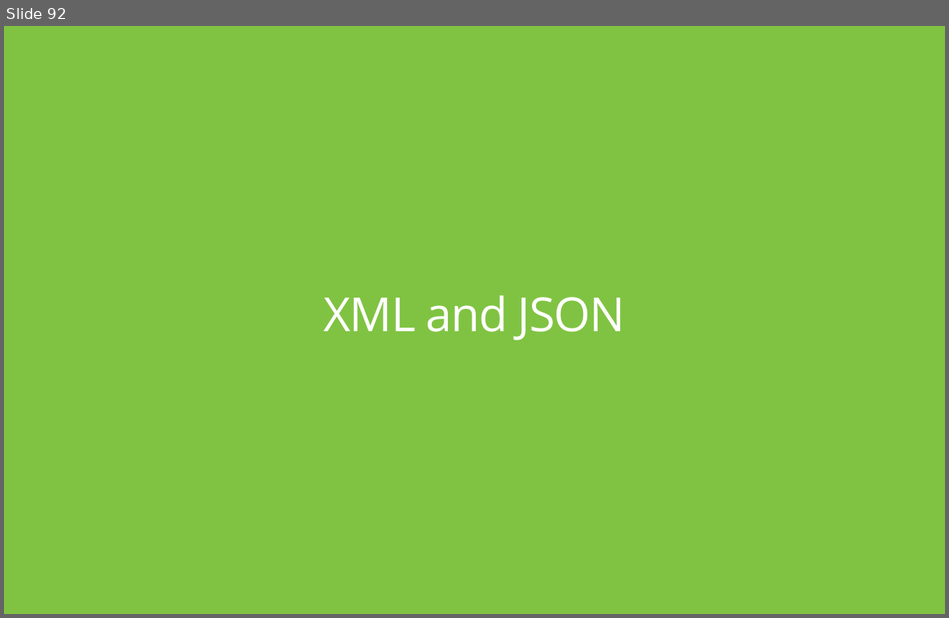
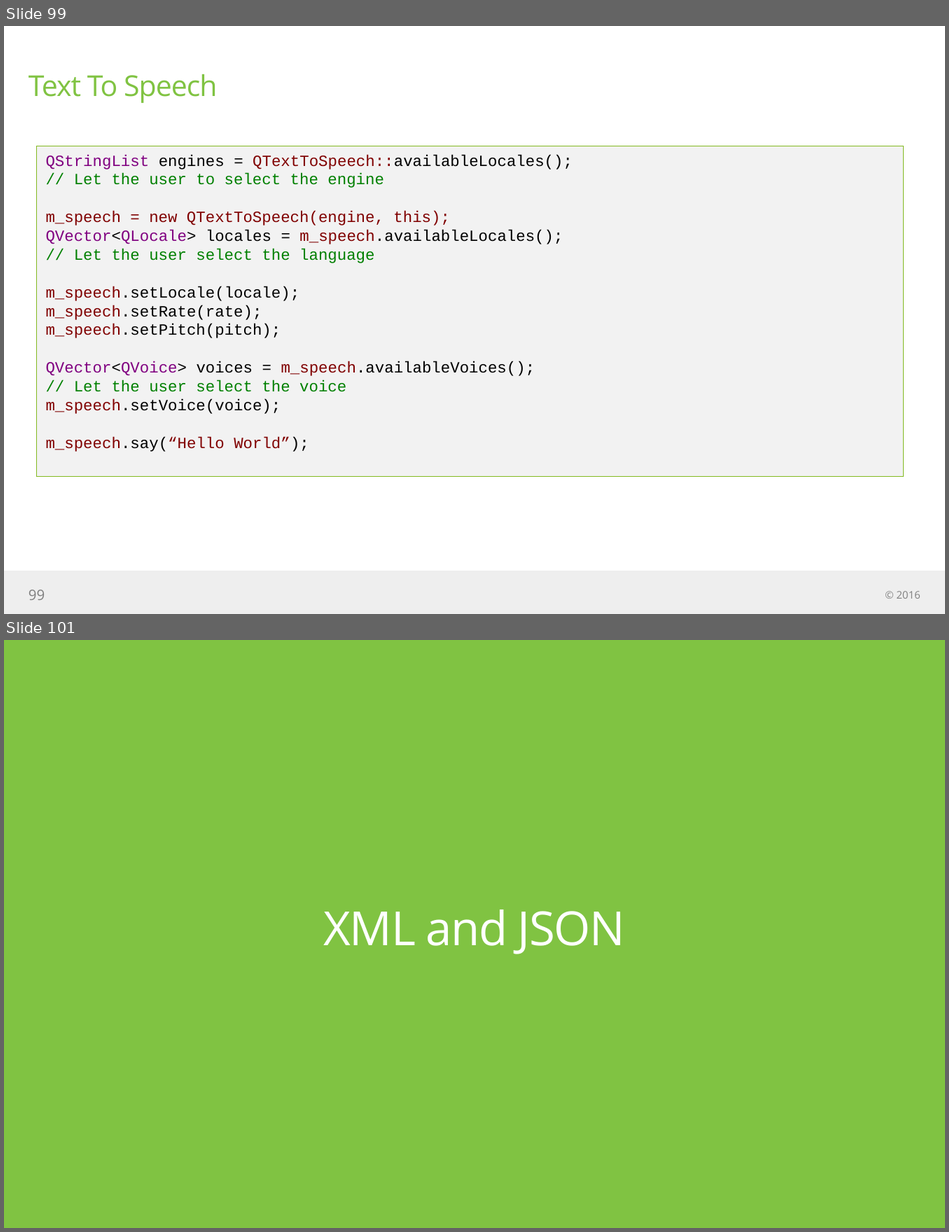
Before and after one commit to jigneshBadrakhiya/training-material, a slide deck: engine/docs/engine edition slideware.pptx. Shown one above the other, each under a label of ours: slide 92 before the commit, slides 99 and 101 after it; the slides between them are not shown. The pictures are 949x618 and 949x1232 pixels, drawn with LibreOffice and Linux fonts; fonts in the diff are those of the drawing. Boxes give left, top, right and bottom in pixels: in the first picture for what was removed or moved away, otherwise in the second. Text is boxed around its words. In the diff, an @@ line names an element or a change of style, - is before the commit and + after.

Commit message:
Qt Speech and SCXML added

```diff
--- a/engine/docs/engine edition slideware.pptx
+++ b/engine/docs/engine edition slideware.pptx
@@ slide 99 added at [4, 26, 945, 614], background #FFFFFF @@
@@ title added at [28, 74, 218, 103], 22 pt, text #80C342 @@
+Text To Speech
@@ rectangle added at [36, 146, 903, 475], fill #F2F2F2, outline #83B921 0.75 pt, 12 pt, text #000000 @@
+QStringList engines = QTextToSpeech::availableLocales();
+// Let the user to select the engine
+m_speech = new QTextToSpeech(engine, this);
+QVector<QLocale> locales = m_speech.availableLocales();
+// Let the user select the language
+m_speech.setLocale(locale);
+m_speech.setRate(rate);
+m_speech.setPitch(pitch);
+QVector<QVoice> voices = m_speech.availableVoices();
+// Let the user select the voice
+m_speech.setVoice(voice);
+m_speech.say(“Hello World”);
@@ rectangle added at [4, 571, 945, 614], fill #EEEEEE @@
@@ page number added at [28, 590, 45, 600], 11 pt, text #7F7F7F @@
+99
@@ text added at [896, 591, 920, 599], 8 pt, text #808080 @@
+© 2016
@@ what was slide 92 is now slide 101 @@
```
Also in this commit, not shown: 12 slides changed, 25 other slides added.
